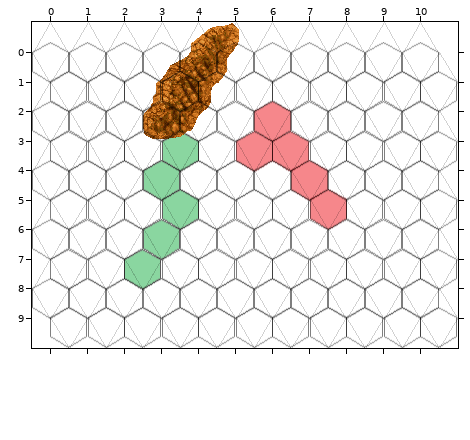
One commit to this Tiled map: public/hex/data/map/combat.tmx. The picture above was drawn from the file before the commit.
Cells are 37x61 px. Hexagonal. Every second row is shifted by half a cell. Shown: x 0..10, y 0..9.
The result:
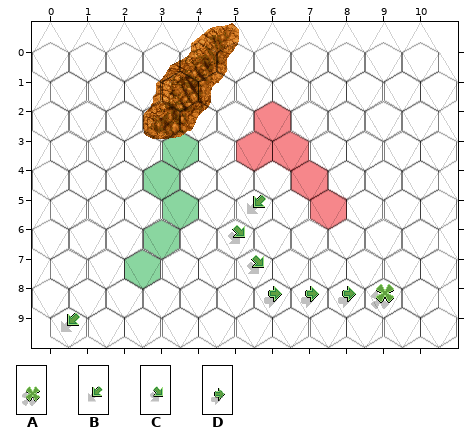
Key: from "ROUTE": A 0, B 3, C 5, D 6.
_ is an empty cell.
The exact change:
Layer "RouteLayer":
y 5: x 5 _ -> B
y 6..7: x 5 _ -> C
y 8: x 6..9 ____ -> DDDA
y 9: x 0 _ -> B
